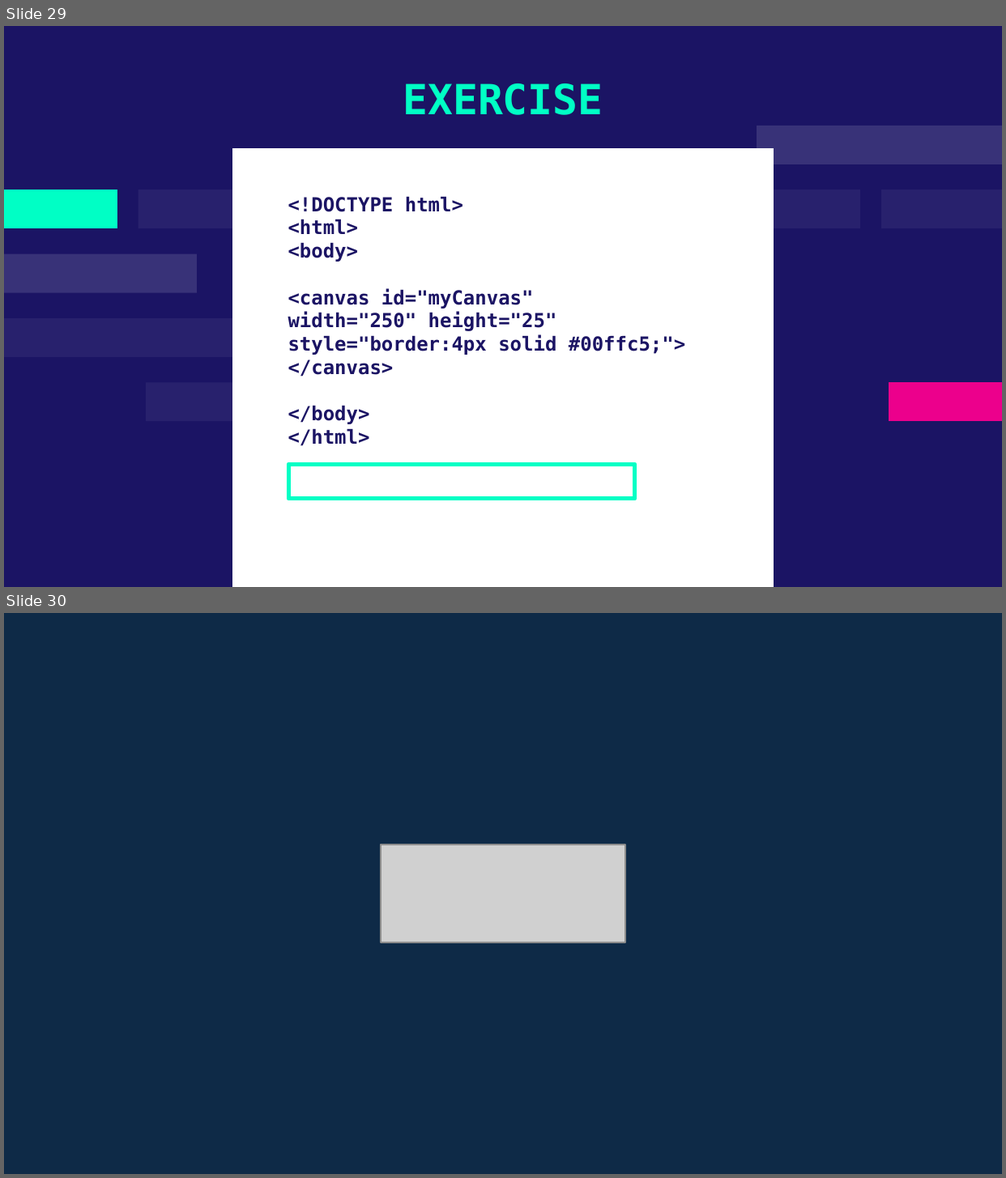
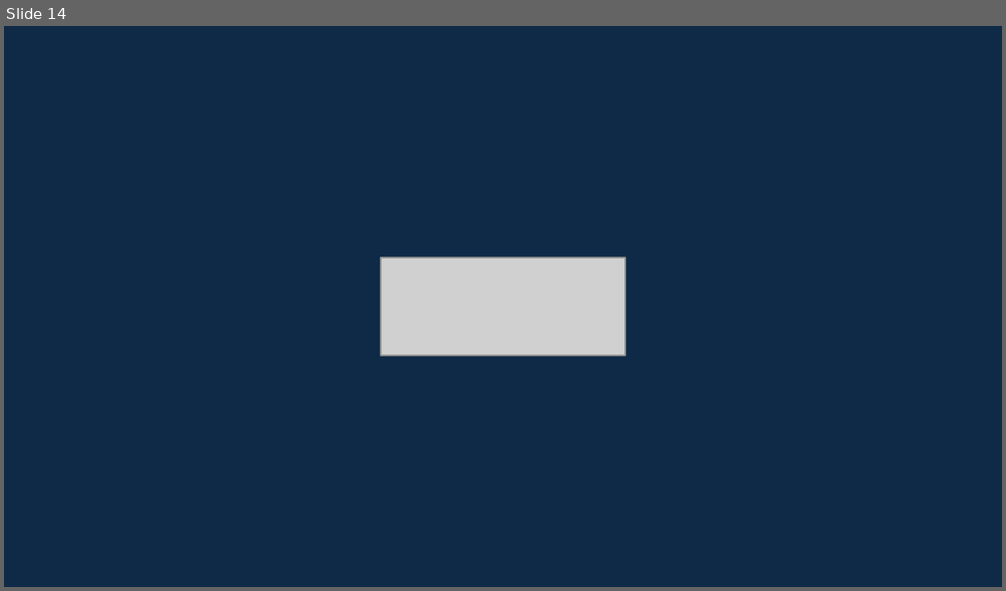
Before and after one commit to RailGrey/Sea-battle, a slide deck: Project.pptx. Shown one above the other, each under a label of ours: slides 29 and 30 before the commit, slide 14 after it. The pictures are 1006x1178 and 1006x591 pixels, drawn with LibreOffice and Linux fonts; fonts in the diff are those of the drawing; grey boxes stand for pictures. Boxes give left, top, right and bottom in pixels: in the first picture for what was removed or moved away, otherwise in the second. Text is boxed around its words. In the diff, an @@ line names an element or a change of style, - is before the commit and + after.

```diff
--- a/Project.pptx
+++ b/Project.pptx
@@ slide 29 removed at (4, 26, 1002, 587), background #1B1464 @@
@@ title removed at (403, 84, 603, 115) @@
-EXERCISE
@@ freeform shape removed at (756, 126, 1002, 165) @@
@@ freeform shape removed at (232, 149, 774, 587) @@
@@ freeform shape removed at (4, 190, 117, 228) @@
@@ freeform shape removed at (138, 190, 258, 228) @@
@@ freeform shape removed at (602, 190, 860, 228) @@
@@ freeform shape removed at (881, 190, 1002, 228) @@
@@ text removed at (288, 196, 685, 446) @@
-<!DOCTYPE html>
-<html>
-<body>
-<canvas id="myCanvas"
-width="250" height="25"
-style="border:4px solid #00ffc5;">
-</canvas>
-</body>
-</html>
@@ freeform shape removed at (4, 254, 197, 293) @@
@@ freeform shape removed at (4, 318, 249, 357) @@
@@ freeform shape removed at (146, 382, 266, 421) @@
@@ freeform shape removed at (889, 382, 1002, 421) @@
@@ freeform shape removed at (288, 464, 635, 499) @@
@@ what was slide 30 is now slide 14 @@
```
Also in this commit, not shown: 1 slide changed, 15 other slides removed.
